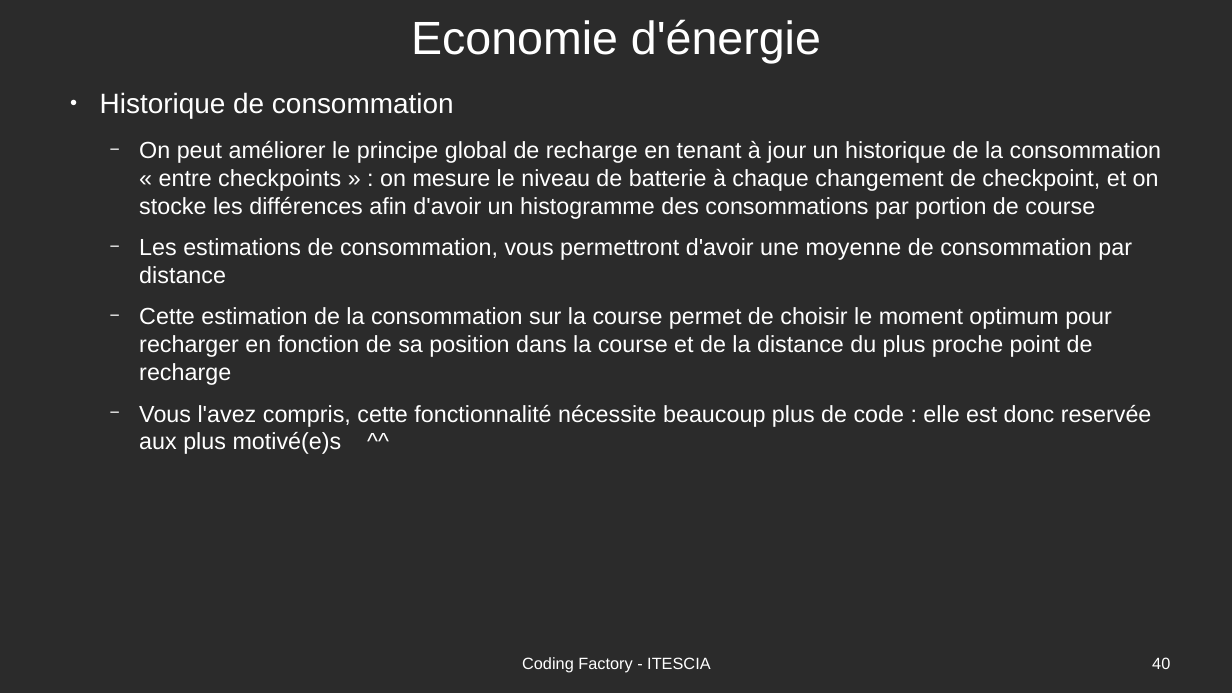
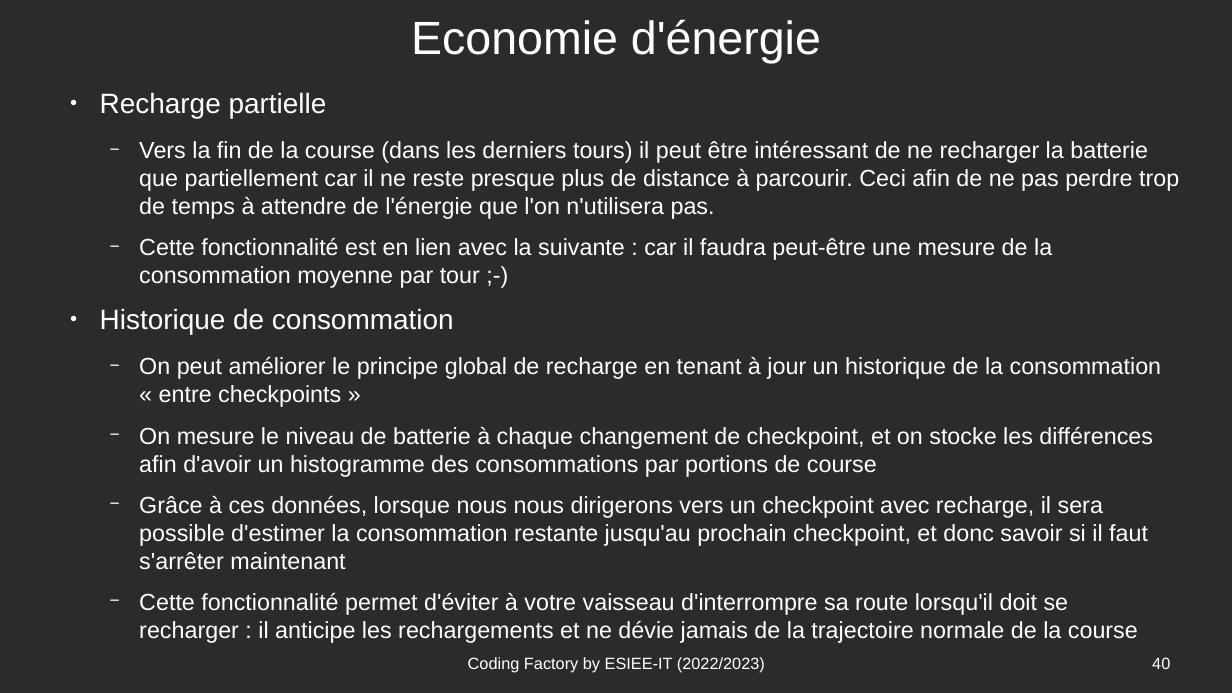
Before and after one commit to Romuald78/codingdojo_studentplugin, a slide deck: slide 40 of resources/doc/piscine_codingfactory-vaisseaux.odp. Drawn at 1232x693 pixels with LibreOffice and Linux fonts; fonts in the diff are those of the drawing; background and template pictures are left out; a plain dark background stands for a picture behind light text. Boxes give left, top, right and bottom in pixels: in the first picture for what was removed or moved away, otherwise in the second. Text is boxed around its words. In the diff, an @@ line names an element or a change of style, - is before the commit and + after.

```diff
--- a/resources/doc/piscine_codingfactory-vaisseaux.odp
+++ b/resources/doc/piscine_codingfactory-vaisseaux.odp
@@ text at [139,141,1179,288]: paragraphs added @@
+● Recharge partielle
+  − Vers la fin de la course (dans les derniers tours) il peut être intéressant de ne recharger la batterie que partiellement car il ne reste presque plus de distance à parcourir. Ceci afin de ne pas perdre trop de temps à attendre de l'énergie que l'on n'utilisera pas.
+  − Cette fonctionnalité est en lien avec la suivante : car il faudra peut-être une mesure de la consommation moyenne par tour ;-)
@@ text at [139,357,1162,643]: text changed @@
-  − On peut améliorer le principe global de recharge en tenant à jour un historique de la consommation « entre checkpoints » : on mesure le niveau de batterie à chaque changement de checkpoint, et on stocke les différences afin d'avoir un histogramme des consommations par portion de course
-  − Les estimations de consommation, vous permettront d'avoir une moyenne de consommation par distance
-  − Cette estimation de la consommation sur la course permet de choisir le moment optimum pour recharger en fonction de sa position dans la course et de la distance du plus proche point de recharge
-  − Vous l'avez compris, cette fonctionnalité nécessite beaucoup plus de code : elle est donc reservée aux plus motivé(e)s ^^
+  − On peut améliorer le principe global de recharge en tenant à jour un historique de la consommation « entre checkpoints »
+  − On mesure le niveau de batterie à chaque changement de checkpoint, et on stocke les différences afin d'avoir un histogramme des consommations par portions de course
+  − Grâce à ces données, lorsque nous nous dirigerons vers un checkpoint avec recharge, il sera possible d'estimer la consommation restante jusqu'au prochain checkpoint, et donc savoir si il faut s'arrêter maintenant
+  − Cette fonctionnalité permet d'éviter à votre vaisseau d'interrompre sa route lorsqu'il doit se recharger : il anticipe les rechargements et ne dévie jamais de la trajectoire normale de la course
@@ text at [468,657,765,673]: text changed @@
-Coding Factory - ITESCIA
+Coding Factory by ESIEE-IT (2022/2023)
```
Also in this commit, not shown: 41 other slides changed, 1 other file.
